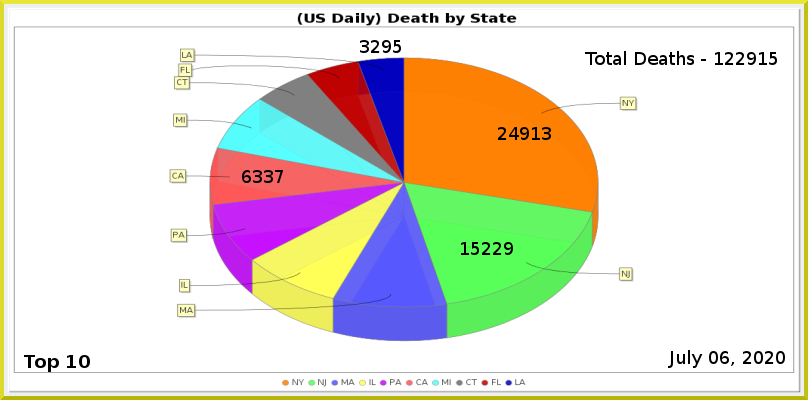
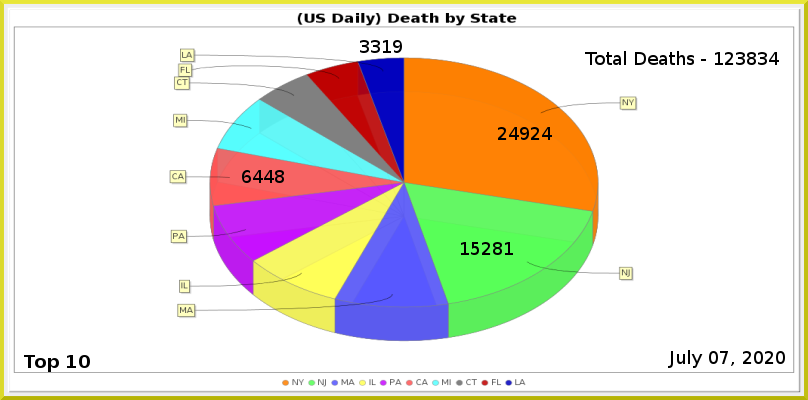
The second (808, 400) image is a revision of the first. Changes to its layers:
painted on "Least" over [371, 40, 402, 53]
painted on "CA" over [253, 170, 284, 183]
painted on "NJ" over [493, 242, 513, 255]
painted on "NY" over [531, 127, 552, 140]
renamed "Total Deaths - 122915" to "Total Deaths - 123834", painted on it over [736, 52, 779, 65]
painted on "Current Date" over [720, 351, 729, 364]
painted on "Death_by_State.png" over [169, 50, 638, 342]
